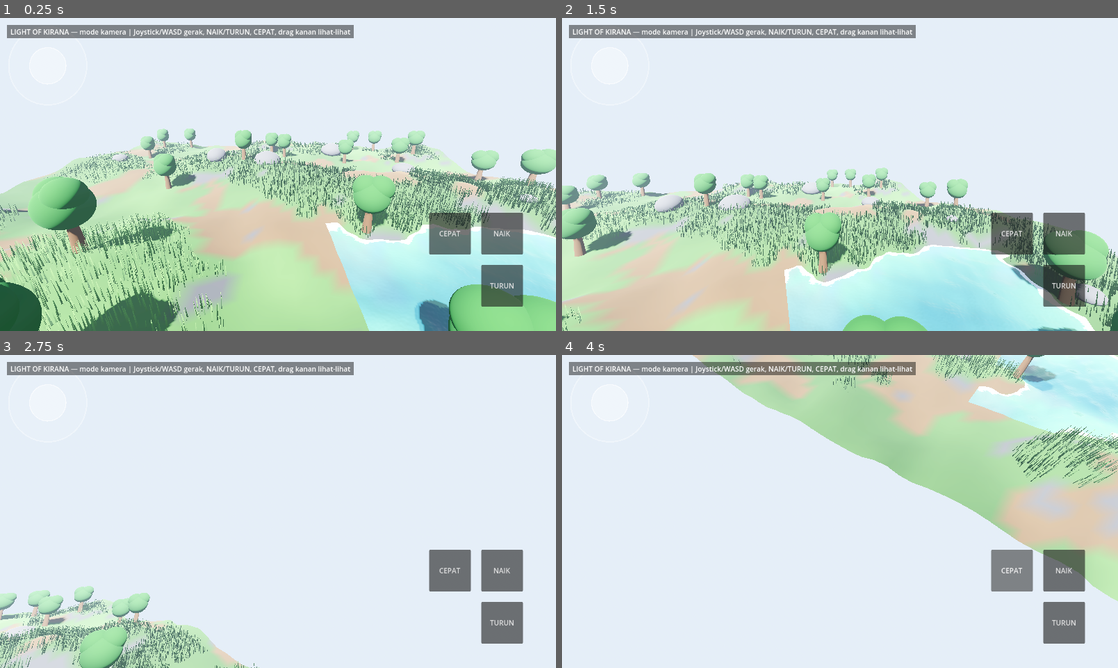
Above: before the commit, frames 1-4 (two rows, left to right).
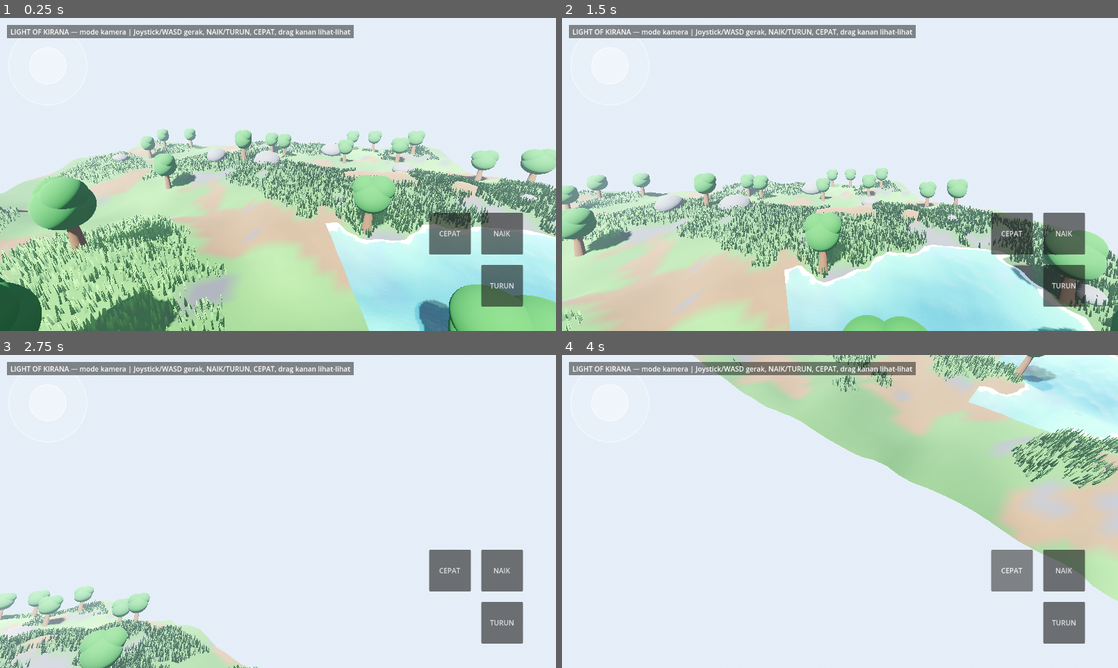
Above: after the commit, the same moments.

Repository: bagus123triga/light-of-kirana
Game: Godot game, scene res://scenes/main.tscn
The game is run twice, just before and just after one commit, with the same random seed, the same clock (stepped at 60 frames per second) and the same inputs.
Inputs (mouse positions are in pixels of both pictures, inside the frame that each line leads up to):
- Up to frame 1 (0.25 s): no input
- Up to frame 2 (1.5 s): drag from (612, 64) to (895, 105) at 0.52 s; drag from (728, 190) to (812, 237) at 1.27 s
- Up to frame 3 (2.75 s): move the mouse to (333, 442) at 2.02 s; hold D from 2.03 s (still down); hold Shift from 2.03 s (still down)
- Up to frame 4 (4 s): release D at 2.75 s; release Shift at 2.75 s; drag from (812, 574) to (673, 464) at 2.77 s; move the mouse to (1006, 558) at 3.52 s; hold A from 3.53 s (still down); hold Shift from 3.53 s (still down); tap Space at 3.77 s

The runs differ from the first frame. In frame 1, 6.1% of the frame differs, in the area x 0-100%, y 38-100%; in frame 2, 4.1%; in frame 3, 1.4%; in frame 4, 1.5%.

Commit message:
Rumput: bilah lebih lebar+pendek (0.12x0.4), 30000 helai

Diff:
--- a/scripts/world.gd
+++ b/scripts/world.gd
@@ -13,7 +13,7 @@
 const LAKE_CENTER := Vector2(14.0, 12.0)
 const LAKE_RADIUS := 9.0
 const WATER_LEVEL := -0.25
-const GRASS_COUNT := 20000
+const GRASS_COUNT := 30000
 const TREE_COUNT := 24
 const BOULDER_COUNT := 14
 
@@ -223,15 +223,17 @@
 func _blade_mesh() -> ArrayMesh:
 	# 2 quad menyilang. Shader repo TIDAK punya discard/taper, jadi
 	# bentuk runcingnya dari GEOMETRI: 3 baris, lebar menyempit ke ujung
-	# (0.06 → 0.04 → 0.015). Bilah tetap LURUS — barisnya buat lancip,
+	# (0.12 → 0.08 → 0.03). Bilah tetap LURUS — barisnya buat lancip,
 	# bukan buat melengkung (minta Bagus: lurus aja).
+	# Ukuran direvisi 2026-11-09: 0.06 x 0.6 kekecilan + ketinggian,
+	# jadi dilebarin & dipendekin (0.12 x 0.4).
 	# UV.y = 0 di ujung, 1 di pangkal (syarat repo: displacement
 	# affect = 1.0 - UV.y, ujung paling kena angin).
 	var verts := PackedVector3Array()
 	var uvs := PackedVector2Array()
 	var indices := PackedInt32Array()
-	var rows := [0.0, 0.3, 0.6]
-	var row_half_w := [0.03, 0.02, 0.0075]
+	var rows := [0.0, 0.2, 0.4]
+	var row_half_w := [0.06, 0.04, 0.015]
 	var row_uv := [1.0, 0.5, 0.0]
 	var quads := [
 		[Vector3(-1.0, 0.0, 0.0), Vector3(1.0, 0.0, 0.0)],
Not shown, changed: Agent.md
